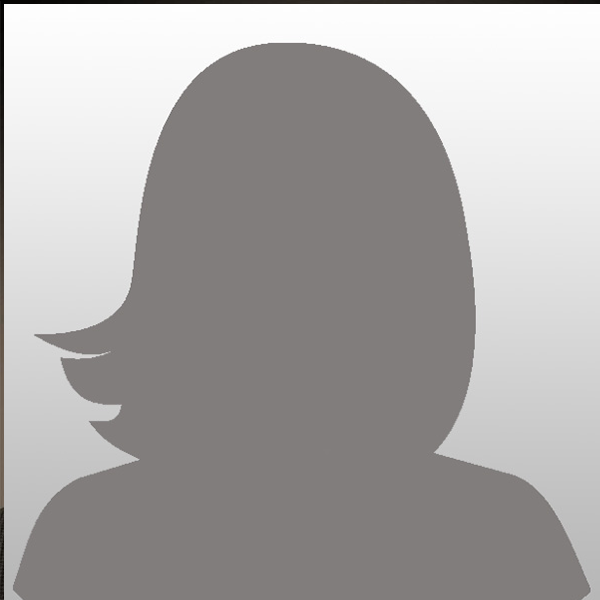
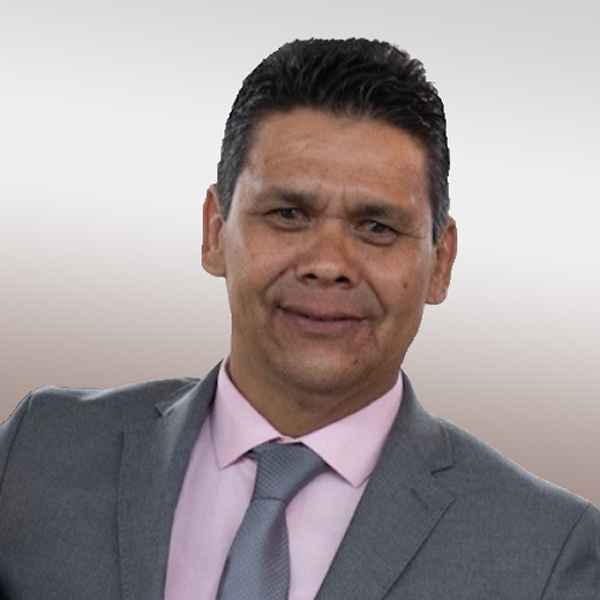
The second 600 x 600 image is a revision of the first. Changes to its layers:
hid "1female2x2" over [4, 4, 600, 600]
hid "1male2x2" over [4, 4, 600, 600]
added layer "Layer 3" above "Layer 2" over [0, 0, 600, 600]
added layer "Layer 2" above "Layer 1" over [0, 0, 600, 600]
